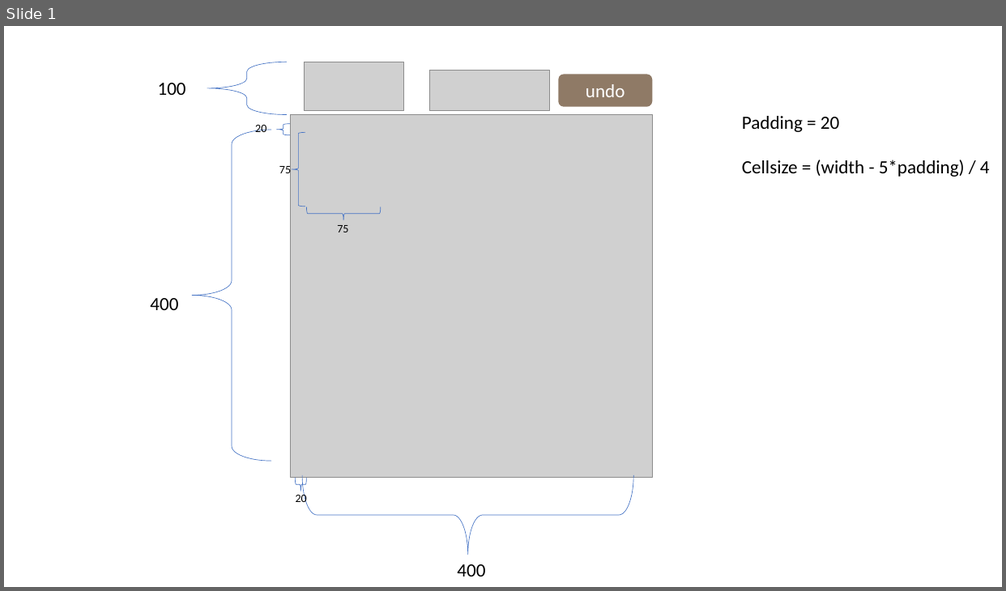
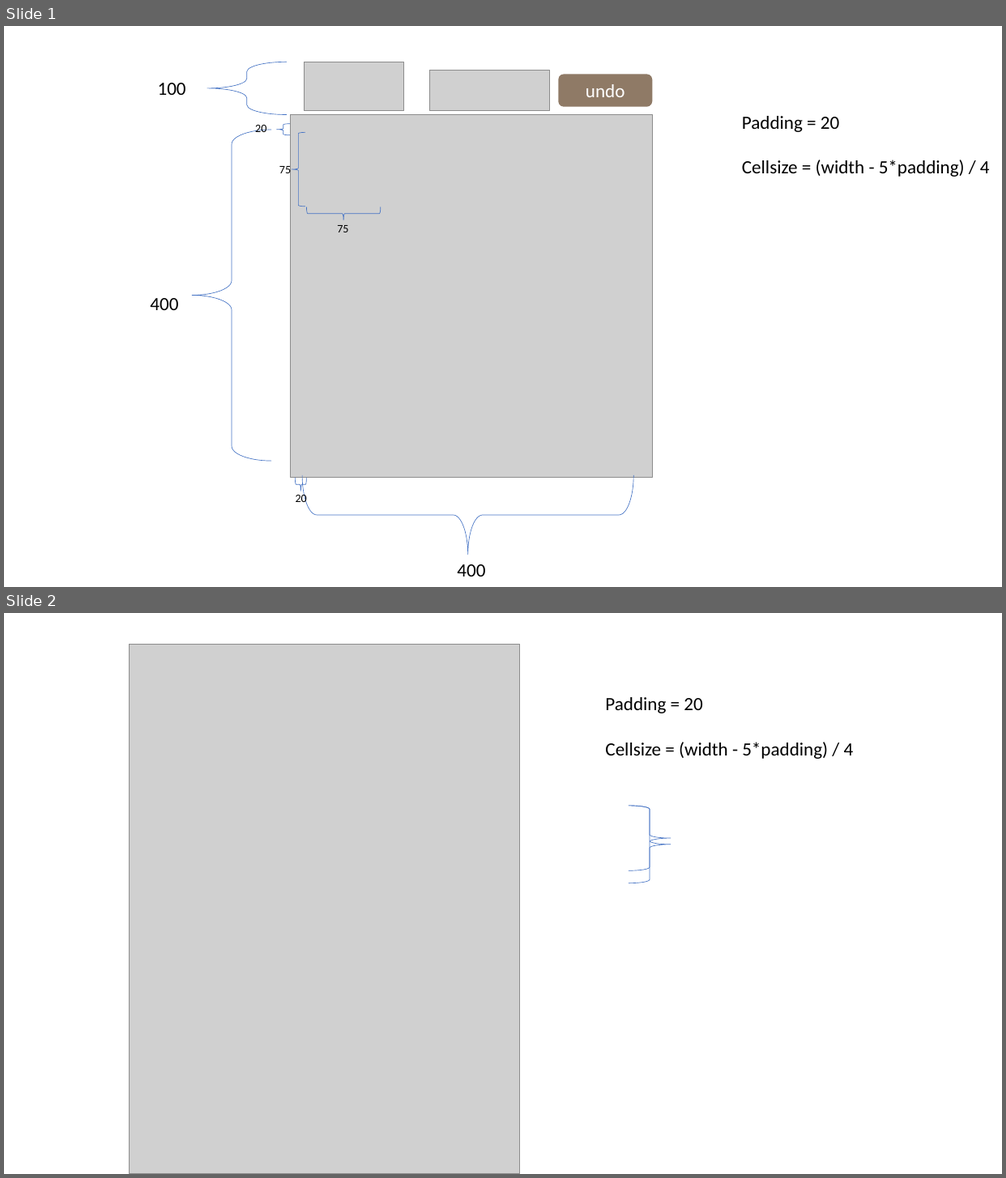
Before and after one commit to rama-bena/2048-AI, a slide deck: wireframe.pptx. Shown one above the other, each under a label of ours: slide 1 before the commit, slides 1 and 2 after it. The pictures are 1006x591 and 1006x1178 pixels, drawn with LibreOffice and Linux fonts; fonts in the diff are those of the drawing; grey boxes stand for pictures. Boxes give left, top, right and bottom in pixels: in the first picture for what was removed or moved away, otherwise in the second. Text is boxed around its words. In the diff, an @@ line names an element or a change of style, - is before the commit and + after.

Commit message:
update wireframe

```diff
--- a/wireframe.pptx
+++ b/wireframe.pptx
@@ slide 2 added at <box>4,613,1002,1174</box>, background #FFFFFF @@
@@ picture added at <box>129,645,520,1174</box> @@
@@ text added at <box>605,697,854,759</box>, 18 pt, text #000000 @@
+Padding = 20
+Cellsize = (width - 5*padding) / 4
@@ right brace added at <box>629,806,671,871</box>, outline #4472C4 0.5 pt @@
@@ right brace added at <box>629,806,671,884</box>, outline #4472C4 0.5 pt @@
```
